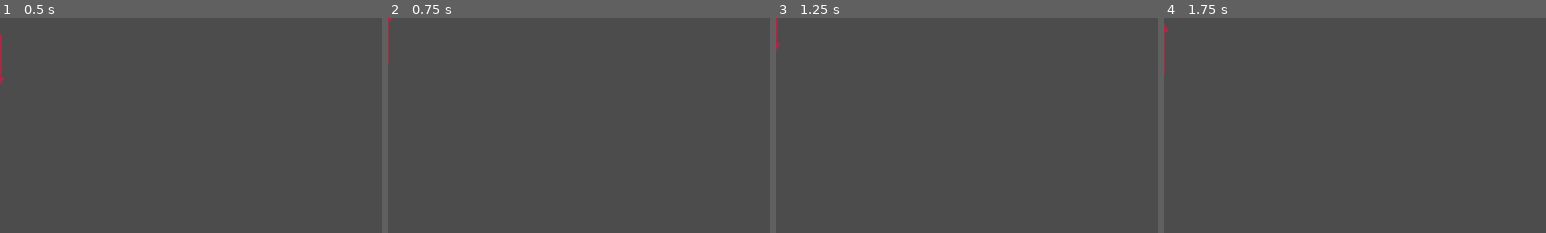
Above: before the commit, frames 1-4 (left to right).
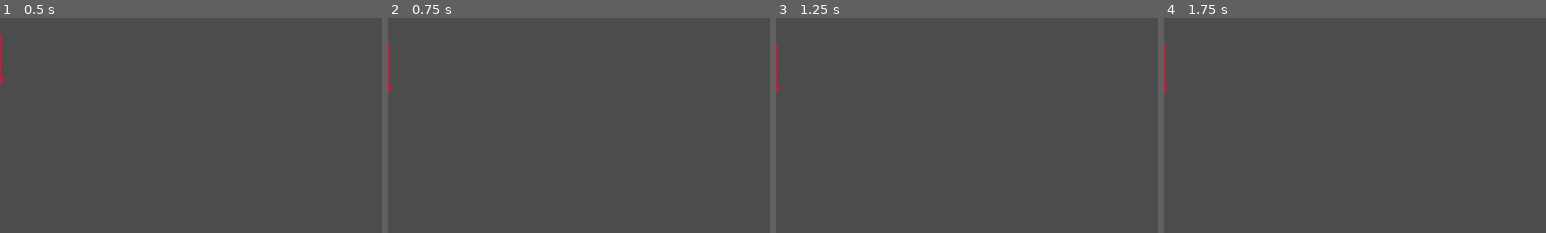
Above: after the commit, the same moments.

Repository: Ourthe/touchdown
Game: Godot game, scene res://game_objects/arrow.tscn
Same seed, same stepped clock (60 frames per second), same inputs: the game is played once before the commit and once after it. The project has no main scene, so this scene is started directly.
Inputs (mouse positions are % of the whole screen's width and height, from its top left):
- Up to frame 1 (0.5 s): no input
- Up to frame 2 (0.75 s): tap Enter at 0.5 s; move the mouse to (72, 45) at 0.52 s; hold W (pl_up) from 0.53 s (still down); click (72, 45) at 0.67 s
- Up to frame 3 (1.25 s): keep holding W (pl_up)
- Up to frame 4 (1.75 s): tap Space at 1.25 s; move the mouse to (30, 55) at 1.27 s; release W (pl_up) at 1.28 s; hold S (pl_down) from 1.28 s (still down); click (30, 55) at 1.42 s
The pictures show only the part of the screen within x 0-50%, y 0-50%; the shares and areas given below are measured in that part.

Frame 1 is identical in both runs. In frame 2, 0.1% of the frame differs, in the area x 0-2%, y 0-36%; in frame 3, 0.2%; in frame 4, 0.1%.

Commit message:
very much hard-code.

Diff:
--- a/game_objects/alien.tscn
+++ b/game_objects/alien.tscn
@@ -1,12 +1,26 @@
-[gd_scene load_steps=3 format=2]
+[gd_scene load_steps=5 format=2]
 
 [ext_resource path="res://src/alien.gd" type="Script" id=1]
 [ext_resource path="res://assets/characters/alien.png" type="Texture" id=2]
 
+[sub_resource type="ShaderMaterial" id=2]
+
+[sub_resource type="RectangleShape2D" id=3]
+extents = Vector2( 16.7557, 60.6219 )
+
 [node name="alien" type="KinematicBody2D"]
 script = ExtResource( 1 )
 
-[node name="alien" type="Sprite" parent="."]
+[node name="sprite" type="Sprite" parent="."]
+material = SubResource( 2 )
 scale = Vector2( 0.5, 0.5 )
 texture = ExtResource( 2 )
 centered = false
+
+[node name="stun" type="Timer" parent="."]
+one_shot = true
+
+[node name="hitbox" type="CollisionShape2D" parent="."]
+position = Vector2( 571.344, 315.756 )
+shape = SubResource( 3 )
+[connection signal="timeout" from="stun" to="." method="_on_stun_timeout"]
--- a/game_objects/arrow.tscn
+++ b/game_objects/arrow.tscn
@@ -4,7 +4,7 @@
 [ext_resource path="res://assets/objects/arrow.png" type="Texture" id=2]
 
 [sub_resource type="RectangleShape2D" id=1]
-extents = Vector2( 22.3307, 3.67648 )
+extents = Vector2( 4.3088, 3.67648 )
 
 [node name="arrow" type="KinematicBody2D"]
 script = ExtResource( 1 )
@@ -13,6 +13,14 @@
 scale = Vector2( 0.5, 0.5 )
 texture = ExtResource( 2 )
 
-[node name="hitbox" type="CollisionShape2D" parent="."]
-position = Vector2( 10, 0 )
+[node name="head" type="Area2D" parent="."]
+
+[node name="hitbox" type="CollisionShape2D" parent="head"]
+position = Vector2( 26.8108, 0.0378246 )
 shape = SubResource( 1 )
+
+[node name="die_time" type="Timer" parent="."]
+wait_time = 3.0
+one_shot = true
+[connection signal="body_entered" from="head" to="." method="_on_head_body_entered"]
+[connection signal="timeout" from="die_time" to="." method="_on_die_time_timeout"]
--- /dev/null
+++ b/game_objects/materials/alien_material.tres
@@ -0,0 +1,17 @@
+[gd_resource type="ShaderMaterial" load_steps=2 format=2]
+
+[sub_resource type="Shader" id=4]
+code = "shader_type canvas_item;
+
+uniform int hit : hint_range(0,1);
+
+void fragment() {
+	COLOR = texture(TEXTURE, UV);
+	if(hit == 1){
+		COLOR.r += 0.8;
+	}
+}"
+
+[resource]
+shader = SubResource( 4 )
+shader_param/hit = 0
--- /dev/null
+++ b/game_objects/shaders/alien.shader
@@ -0,0 +1,8 @@
+shader_type canvas_item;
+
+uniform int hit : hint_range(0,1);
+
+void fragment() {
+	COLOR = texture(TEXTURE, UV);
+	COLOR.r += 0.8;
+}
--- a/Juego.tscn
+++ b/juego.tscn
@@ -1,9 +1,12 @@
-[gd_scene load_steps=5 format=2]
+[gd_scene load_steps=6 format=2]
 
-[ext_resource path="res://Juego.gd" type="Script" id=1]
+[ext_resource path="res://src/Juego.gd" type="Script" id=1]
 [ext_resource path="res://assets/maps/city.png" type="Texture" id=2]
-[ext_resource path="res://player.gd" type="Script" id=3]
+[ext_resource path="res://src/player.gd" type="Script" id=3]
 [ext_resource path="res://assets/characters/player.png" type="Texture" id=4]
+
+[sub_resource type="RectangleShape2D" id=1]
+extents = Vector2( 28.413, 57.3699 )
 
 [node name="Juego" type="Node2D"]
 script = ExtResource( 1 )
@@ -22,7 +25,14 @@
 texture = ExtResource( 4 )
 centered = false
 
+[node name="vulnerable" type="Area2D" parent="player"]
+
+[node name="hitbox" type="CollisionShape2D" parent="player/vulnerable"]
+position = Vector2( 126.461, 301.645 )
+shape = SubResource( 1 )
+
 [node name="spawn" type="Timer" parent="."]
-wait_time = 3.0
+wait_time = 4.0
 autostart = true
+[connection signal="body_entered" from="player/vulnerable" to="player" method="_on_vulnerable_body_entered"]
 [connection signal="timeout" from="spawn" to="." method="_on_spawn_timeout"]
--- /dev/null
+++ b/scenes/game_over.tscn
@@ -0,0 +1,33 @@
+[gd_scene load_steps=2 format=2]
+
+[sub_resource type="GDScript" id=1]
+script/source = "extends Control
+
+func _on_play_again_pressed():
+	get_tree().change_scene(\"res://juego.tscn\")
+"
+
+[node name="game_over" type="Control"]
+anchor_right = 1.0
+anchor_bottom = 1.0
+script = SubResource( 1 )
+
+[node name="you_lose" type="Label" parent="."]
+anchor_left = 0.5
+anchor_right = 0.5
+margin_left = -29.0
+margin_right = 29.0
+margin_bottom = 14.0
+text = "You lose."
+
+[node name="play_again" type="Button" parent="."]
+anchor_left = 0.5
+anchor_top = 0.5
+anchor_right = 0.5
+anchor_bottom = 0.5
+margin_left = -38.5
+margin_top = -10.0
+margin_right = 38.5
+margin_bottom = 10.0
+text = "Play Again"
+[connection signal="pressed" from="play_again" to="." method="_on_play_again_pressed"]
--- a/Juego.gd
+++ b/src/Juego.gd
@@ -29,7 +29,9 @@
 	var alien = preload("res://game_objects/alien.tscn").instance()
 	add_child(alien)
 	alien.position = Vector2(400,-50)
-	move_in_perspective_y(alien, 40*int(rand_range(0,3)))
+	var sector = int(rand_range(0,3))
+	alien.add_to_group("sector"+str(sector))
+	move_in_perspective_y(alien, 40*sector)
 
 func _on_spawn_timeout():
 	add_alien()
--- a/src/alien.gd
+++ b/src/alien.gd
@@ -1,7 +1,25 @@
 extends KinematicBody2D
 
+var life = 100
+
 var xvelocity = 30
+var hitted = false
 
-# Called when the node enters the scene tree for the first time.
 func _process(delta):
-	position.x -= xvelocity * delta
+	$sprite.material = $sprite.material.duplicate()
+	if !hitted:
+		position.x -= xvelocity * delta
+	else:
+		position.x += xvelocity*2 * delta
+
+func hit():
+	life -= 60
+	if life<0:
+		self.queue_free()
+	$sprite.material.shader = load("res://game_objects/shaders/alien.shader")
+	$stun.start()
+	hitted = true
+
+func _on_stun_timeout():
+	$sprite.material.shader = null
+	hitted = false
--- a/src/arrow.gd
+++ b/src/arrow.gd
@@ -4,16 +4,37 @@
 
 var gravity = Vector2(0, 400)
 var velocity = Vector2(0,0)
+var stop = false
 
 func _ready():
 	section = int(position.y - 240) / 40
 
 func _process(delta):
-	velocity += gravity * delta
-	rotation = velocity.angle()
-	position += velocity * delta
-	if position.y > 300 + 40*section && velocity.y > 0:
-		velocity = velocity.bounce(Vector2(0,-1))
+	if !stop:
+		velocity += gravity * delta
+		rotation = velocity.angle()
+		position += velocity * delta
+		if position.y > 300 + 40*section && velocity.y > 0:
+			print(velocity.length())
+			if velocity.angle() < 0.6 && velocity.length() > 30:
+				velocity = velocity.bounce(Vector2(0,-1)) * 0.7
+			else:
+				stop()
 
 func apply_impulse(impulse):
 	velocity += impulse
+
+func _on_head_body_entered(body):
+	if body.is_in_group("sector"+str(section)):
+		if body.has_method("hit") && !stop:
+			body.hit()
+			stop()
+			#get_parent().remove_child(self)
+			#body.add_child(self)
+
+func stop():
+	stop = true
+	$die_time.start()
+
+func _on_die_time_timeout():
+	self.queue_free()
--- a/player.gd
+++ b/src/player.gd
@@ -17,7 +17,13 @@
 func throw_arrow(pos):
 	var arrow = preload("res://game_objects/arrow.tscn").instance()
 	arrow.position = Vector2(155, 300) + position
-	var dir = pos - pointer_pressed
+	var dir = pointer_pressed - pos
 	arrow.rotation = dir.angle()
 	arrow.apply_impulse(dir)
 	get_parent().add_child(arrow)
+
+func _on_vulnerable_body_entered(body):
+	var sector = int(position.y + 60)/40
+	if body.is_in_group("sector"+str(sector)):
+		print("moriste en sector " + str(sector))
+		get_tree().change_scene("res://scenes/game_over.tscn")
Binary file changed: assets/maps/city.png
